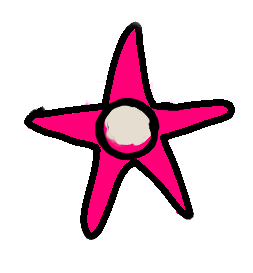
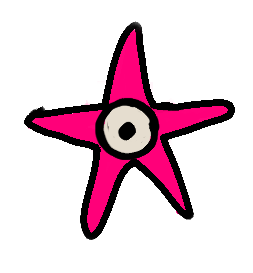
Layered file, before and after one edit (253px x 273px). Changes by layer:
added layer "Layer 10" above "Layer 6 copy" over box(117, 121, 136, 141)
painted on "Layer 9" over box(103, 118, 151, 154)
added layer "Layer 11" above "Color Fill 1" over box(127, 147, 135, 154)
painted on "Color Fill 1" over box(116, 97, 185, 178)
removed layer "Layer 7" over box(27, 27, 228, 239)
